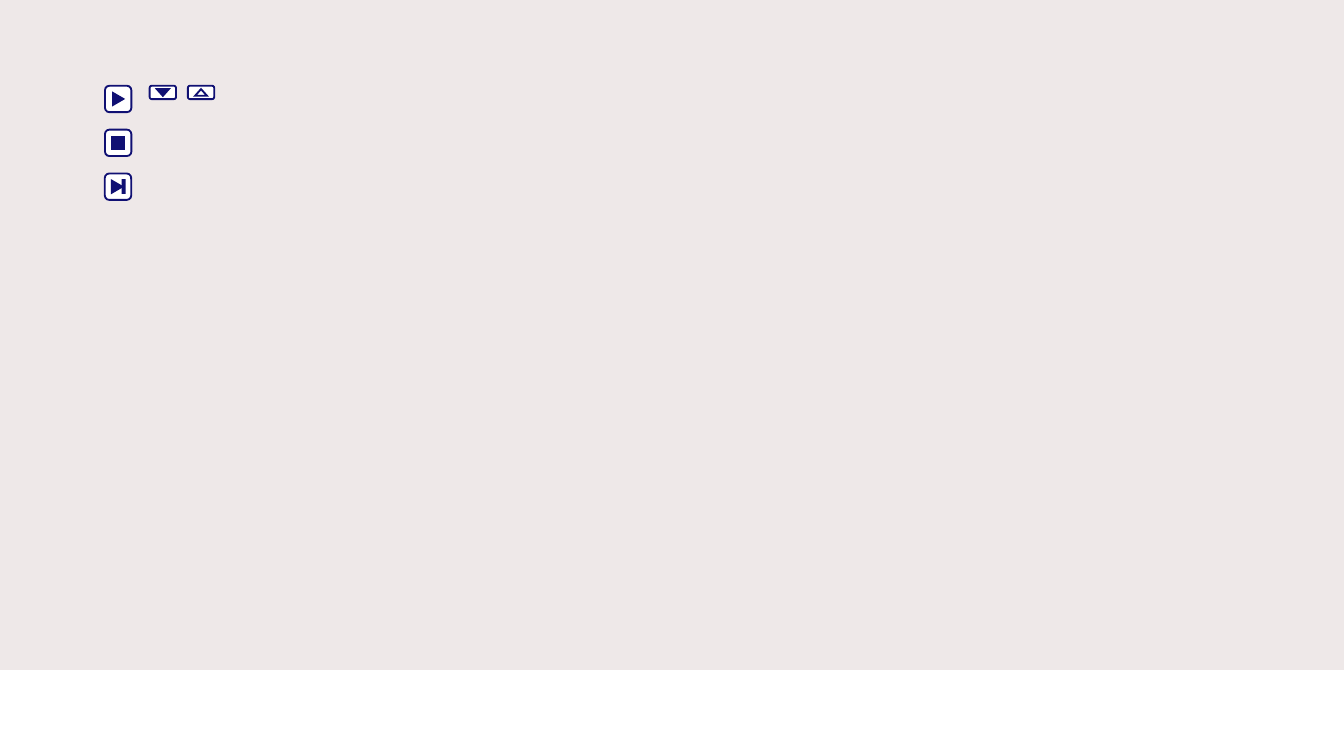
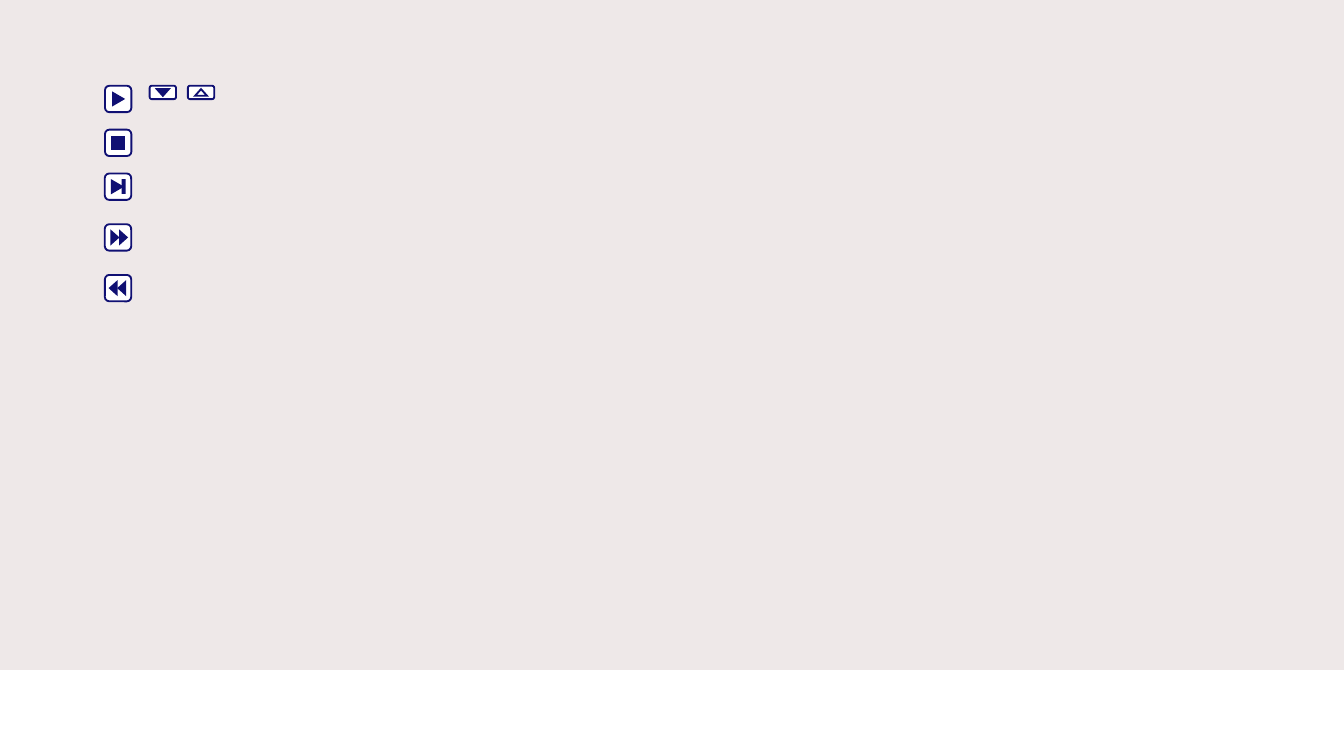
Before and after one commit to bpogroup/simpn, a slide deck: slide 1 of assetssrc/buttons.pptx. Drawn at 1344x756 pixels with LibreOffice and Linux fonts; fonts in the diff are those of the drawing; background and template pictures are left out. Boxes give left, top, right and bottom in pixels: in the first picture for what was removed or moved away, otherwise in the second. Text is boxed around its words. In the diff, an @@ line names an element or a change of style, - is before the commit and + after.

```diff
--- a/assetssrc/buttons.pptx
+++ b/assetssrc/buttons.pptx
@@ rounded rectangle added at (105,224,132,251), fill #FFFFFF, outline #101073 1 pt @@
@@ triangle added at (112,231,118,243), fill #101073, outline #101073 1 pt @@
@@ triangle added at (120,231,126,243), fill #101073, outline #101073 1 pt @@
@@ rounded rectangle added at (105,276,132,302), fill #FFFFFF, outline #101073 1 pt @@
@@ triangle added at (110,282,117,294), fill #101073, outline #101073 1 pt @@
@@ triangle added at (118,282,125,294), fill #101073, outline #101073 1 pt @@
```
Also in this commit, not shown: 4 other files.
